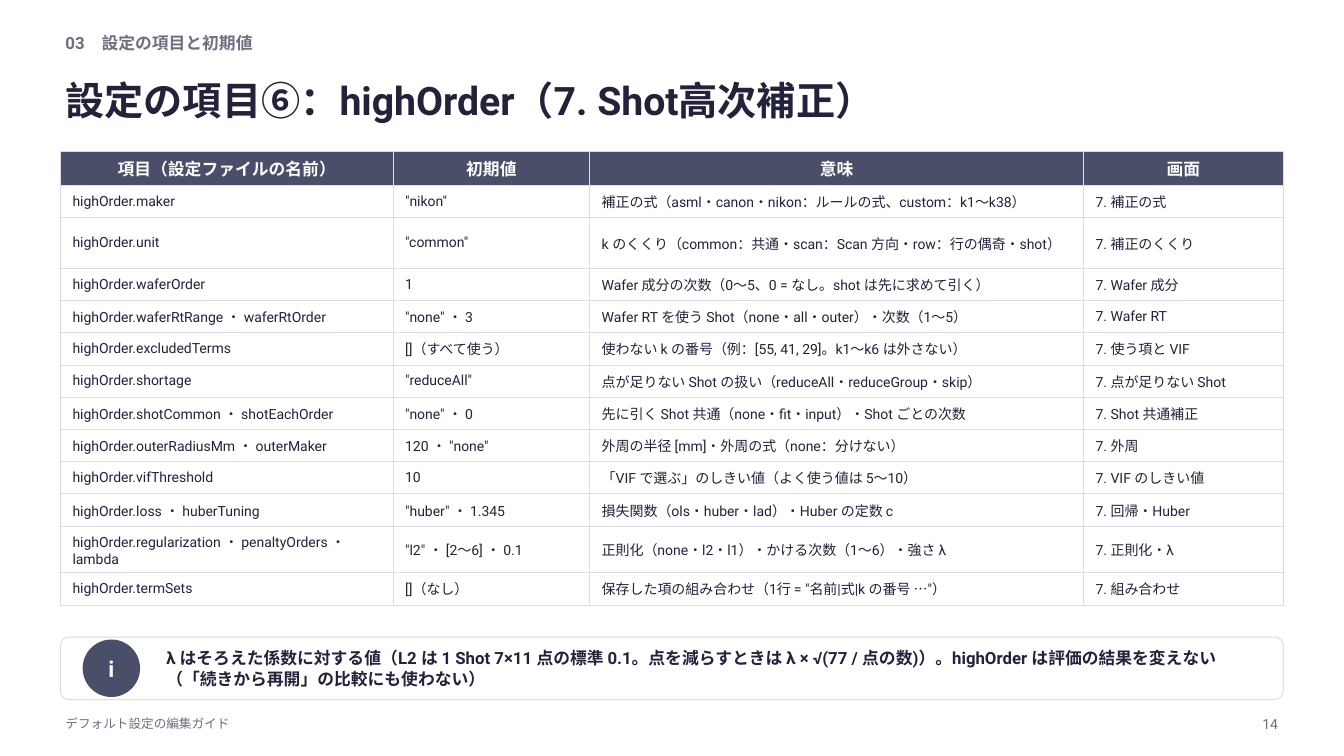
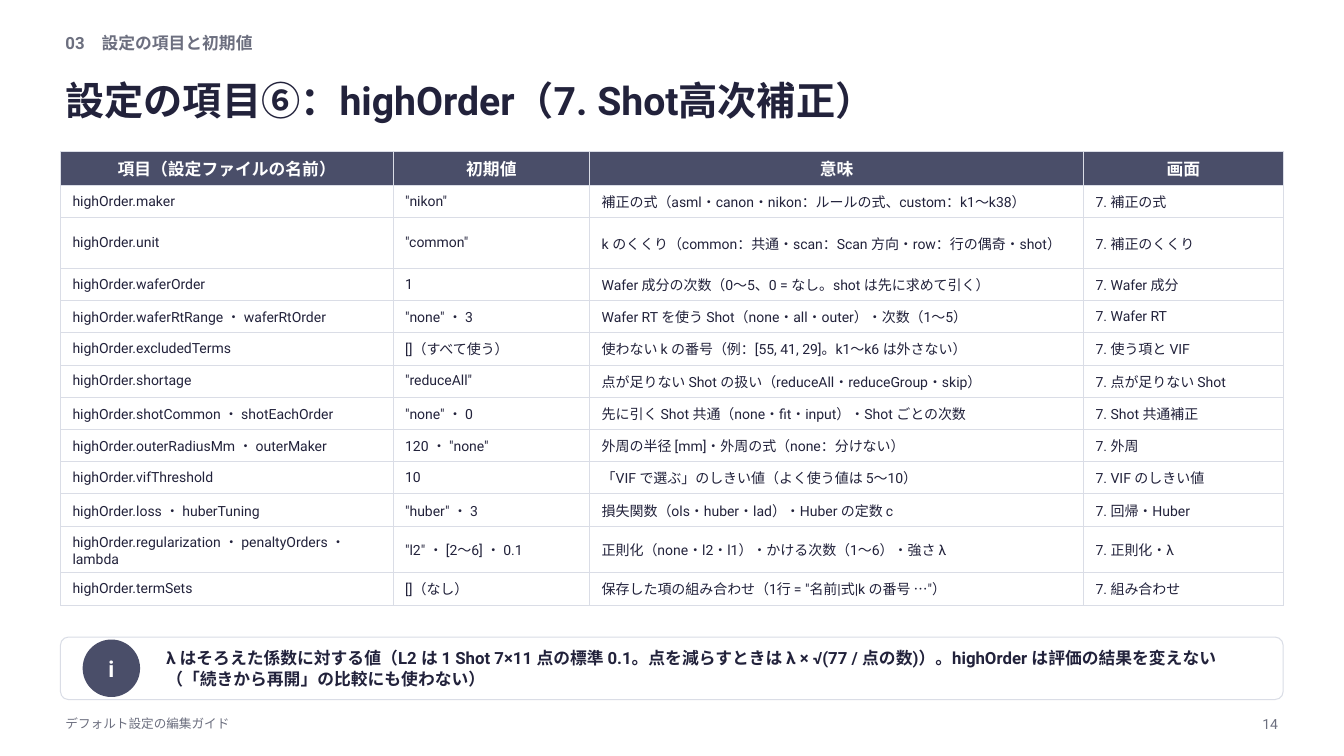
Before and after one commit to rsakamoto-0824/alignment-estimation-benchmark, a slide deck: slide 14 of matlab_app/docs/defaults_guide/デフォルト設定の編集ガイド.pptx. Drawn at 1344x756 pixels with LibreOffice and Linux fonts; fonts in the diff are those of the drawing. Boxes give left, top, right and bottom in pixels: in the first picture for what was removed or moved away, otherwise in the second. Text is boxed around its words. In the diff, an @@ line names an element or a change of style, - is before the commit and + after.

```diff
--- a/matlab_app/docs/defaults_guide/デフォルト設定の編集ガイド.pptx
+++ b/matlab_app/docs/defaults_guide/デフォルト設定の編集ガイド.pptx
@@ table at [60, 151, 1284, 600] @@
@@ row 11, column 2: ""huber" ・ 1.345" to ""huber" ・ 3" @@
```
Also in this commit, not shown: 6 other slides changed, 55 other files.
